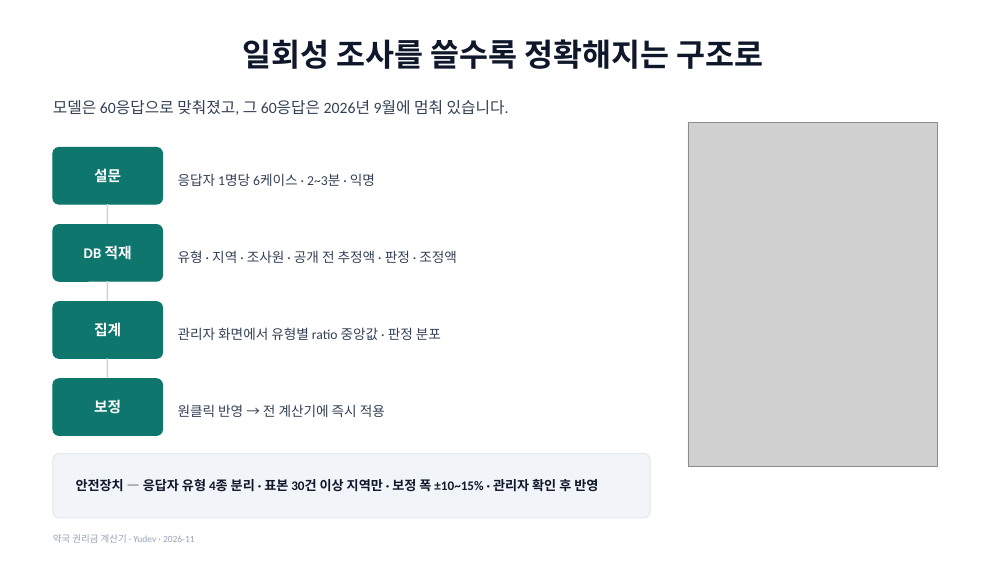
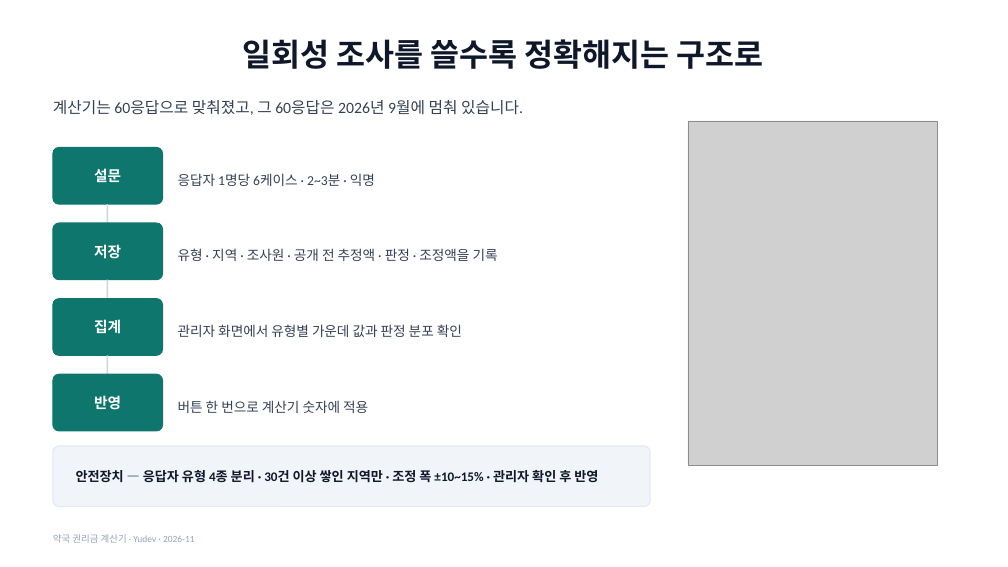
Before and after one commit to YUSEONCHUN/calculating, a slide deck: slide 20 of doc/slides/권리금계산기_프로젝트.pptx. Drawn at 1008x567 pixels with LibreOffice and Linux fonts; fonts in the diff are those of the drawing; grey boxes stand for pictures. Boxes give left, top, right and bottom in pixels: in the first picture for what was removed or moved away, otherwise in the second. Text is boxed around its words. In the diff, an @@ line names an element or a change of style, - is before the commit and + after.

```diff
--- a/doc/slides/권리금계산기_프로젝트.pptx
+++ b/doc/slides/권리금계산기_프로젝트.pptx
@@ text at (53,100,523,115): text changed @@
-모델은 60응답으로 맞춰졌고, 그 60응답은 2026년 9월에 멈춰 있습니다.
+계산기는 60응답으로 맞춰졌고, 그 60응답은 2026년 9월에 멈춰 있습니다.
@@ text at (94,244,121,259): text changed @@
-DB 적재
+저장
@@ text at (178,248,498,261): text changed @@
-유형 · 지역 · 조사원 · 공개 전 추정액 · 판정 · 조정액
+유형 · 지역 · 조사원 · 공개 전 추정액 · 판정 · 조정액을 기록
@@ line moved from (107, 281) - (107, 302) to (107, 280) - (107, 299) @@
@@ text at (178,324,462,337): text changed @@
-관리자 화면에서 유형별 ratio 중앙값 · 판정 분포
+관리자 화면에서 유형별 가운데 값과 판정 분포 확인
@@ line moved from (107, 358) - (107, 379) to (107, 355) - (107, 374) @@
@@ rounded rectangle: place and size @@
-rounded rectangle at (53,379,163,436)
+rounded rectangle at (53,374,163,431)
@@ text at (94,395,121,410): text changed @@
-보정
+반영
@@ text at (178,400,368,413): text changed @@
-원클릭 반영 → 전 계산기에 즉시 적용
+버튼 한 번으로 계산기 숫자에 적용
@@ rounded rectangle: place and size @@
-rounded rectangle at (53,454,650,518)
+rounded rectangle at (53,446,650,507)
@@ rounded rectangle at (53,446,650,507): proportions changed @@
@@ text at (76,470,598,483): text changed @@
-안전장치 — 응답자 유형 4종 분리 · 표본 30건 이상 지역만 · 보정 폭 ±10~15% · 관리자 확인 후 반영
+안전장치 — 응답자 유형 4종 분리 · 30건 이상 쌓인 지역만 · 조정 폭 ±10~15% · 관리자 확인 후 반영
```
Also in this commit, not shown: 18 other slides changed, 3 slides added, 2 slides removed, 5 other files.
